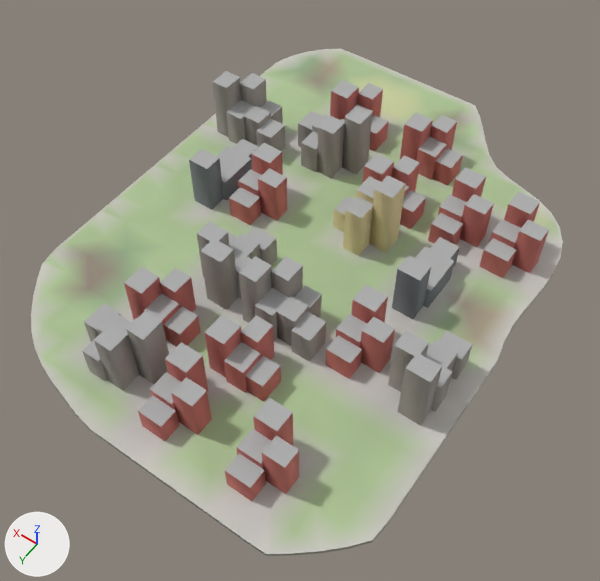
A saved change to the glTF model godot_project/remake/sky/islands/SKY-033.lod1.glb.
Both versions are drawn from a 50 mm camera at (-136.0, 193.0, 273.0) aimed at (-4.0, 9.0, -18.0). The lights are fixed; the arrows at lower left show +X, +Y and +Z. The picture after the commit comes second.

The first picture shows 'buildings', 'deck', 'rock'.
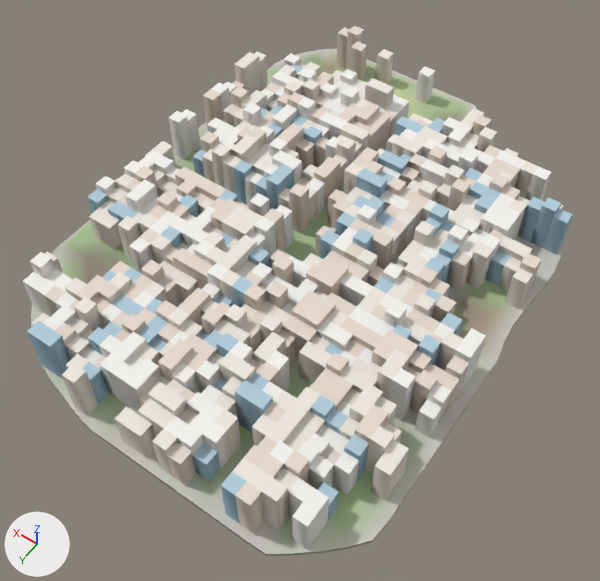
Where the change shows, as pixel boxes [x1, y1, x2, y2] in the pictures (600 x 581 px):
'warren_hull', added
    after: [23, 26, 573, 549]
'buildings', deleted
    before: [82, 71, 549, 501]
'deck', unchanged, covered by the edit
    both: [31, 49, 563, 554]

What the commit changed:
Mesh me_warren_hull is new.
It has 2410 vertices, 5210 faces and spans x -90.0..84.0, y -120.0..114.0, z 0.0..23.0.
It uses material mat_sky_lod_bldg.
Object 'buildings' (ob_buildings) is deleted.
Object 'warren_hull' (ob_warren_hull) is new; it shows me_warren_hull.
Its location is (0.0, 0.0, 0.0).
